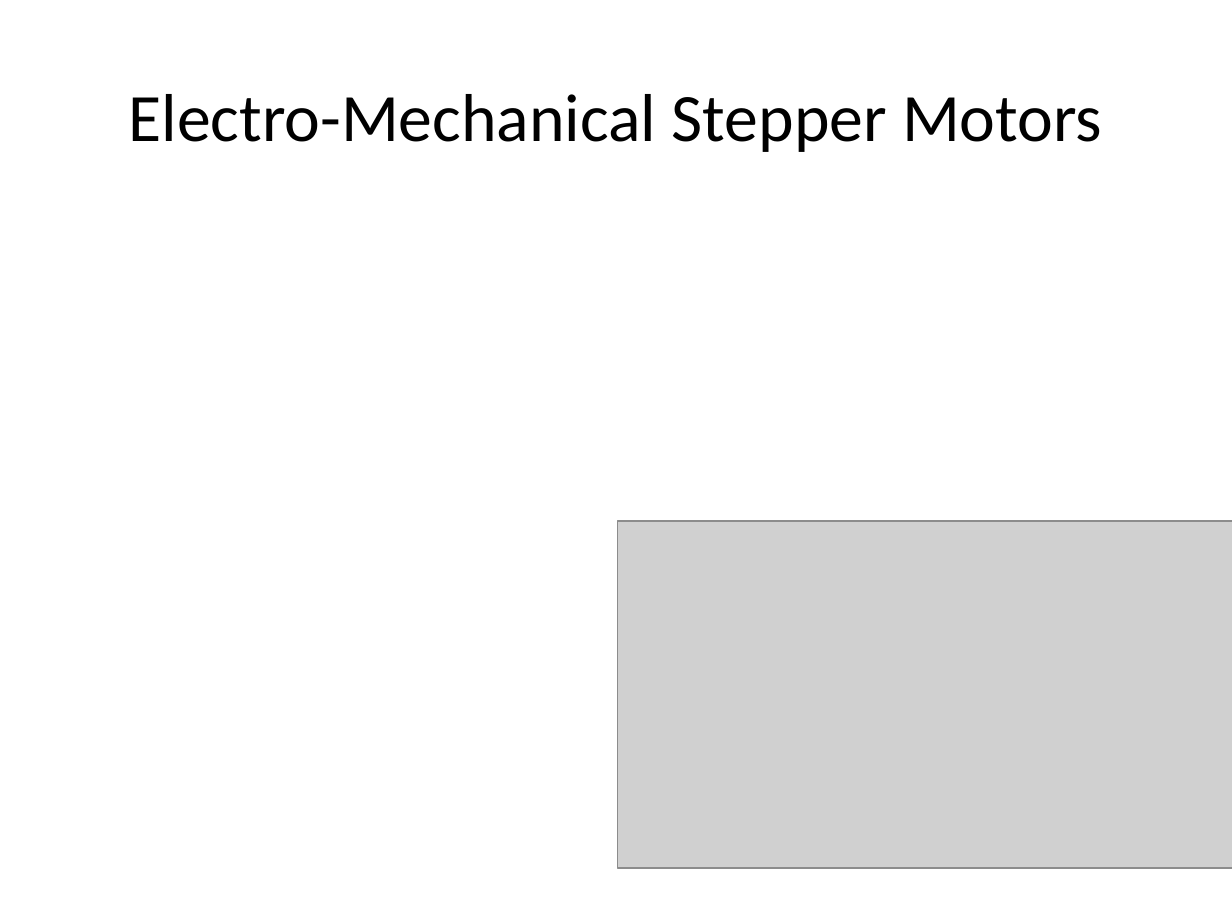
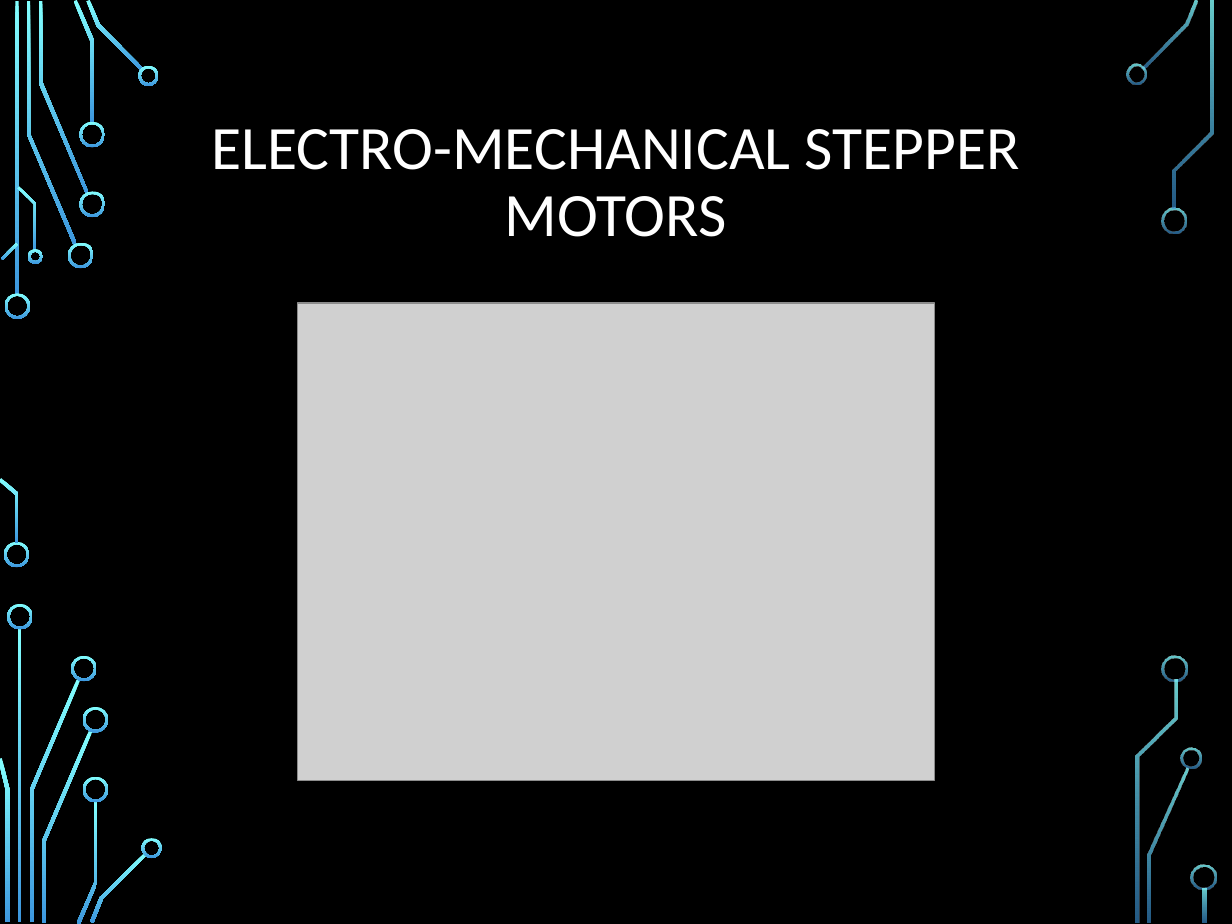
Before and after one commit to jon-whit/herbert, a slide deck: slide 13 of Documents/Presentations/HerbertPresentation.pptx. Drawn at 1232x924 pixels with LibreOffice and Linux fonts; fonts in the diff are those of the drawing; grey boxes stand for pictures; background and template pictures are left out. Boxes give left, top, right and bottom in pixels: in the first picture for what was removed or moved away, otherwise in the second. Text is boxed around its words. In the diff, an @@ line names an element or a change of style, - is before the commit and + after.

Commit message:
Added Background, Introduction, OpenCV, and Kcube sections. Changed slide style.

```diff
--- a/Documents/Presentations/HerbertPresentation.pptx
+++ b/Documents/Presentations/HerbertPresentation.pptx
@@ background #FFFFFF to picture (left out) @@
@@ title at (212,129,1019,237): text changed; size 39.6 to 36 pt; text colour #000000 to #FFFFFF @@
-Electro-Mechanical Stepper Motors
+ELECTRO-MECHANICAL STEPPER MOTORS
@@ picture: place and size @@
-picture at (617,521,1232,869)
+picture at (297,303,934,780)
@@ group added at (0,0,1216,924): 33 freeform shapes, 3 rectangles @@
```
Also in this commit, not shown: 11 other slides changed, 4 slides added, 3 slides removed.
